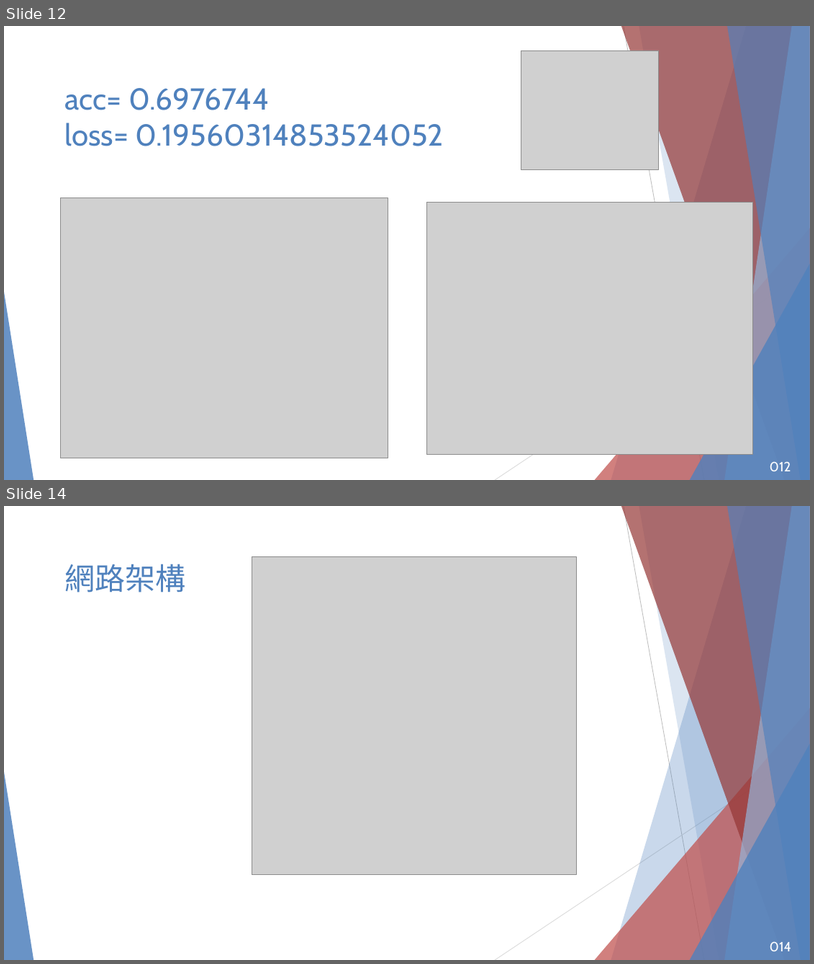
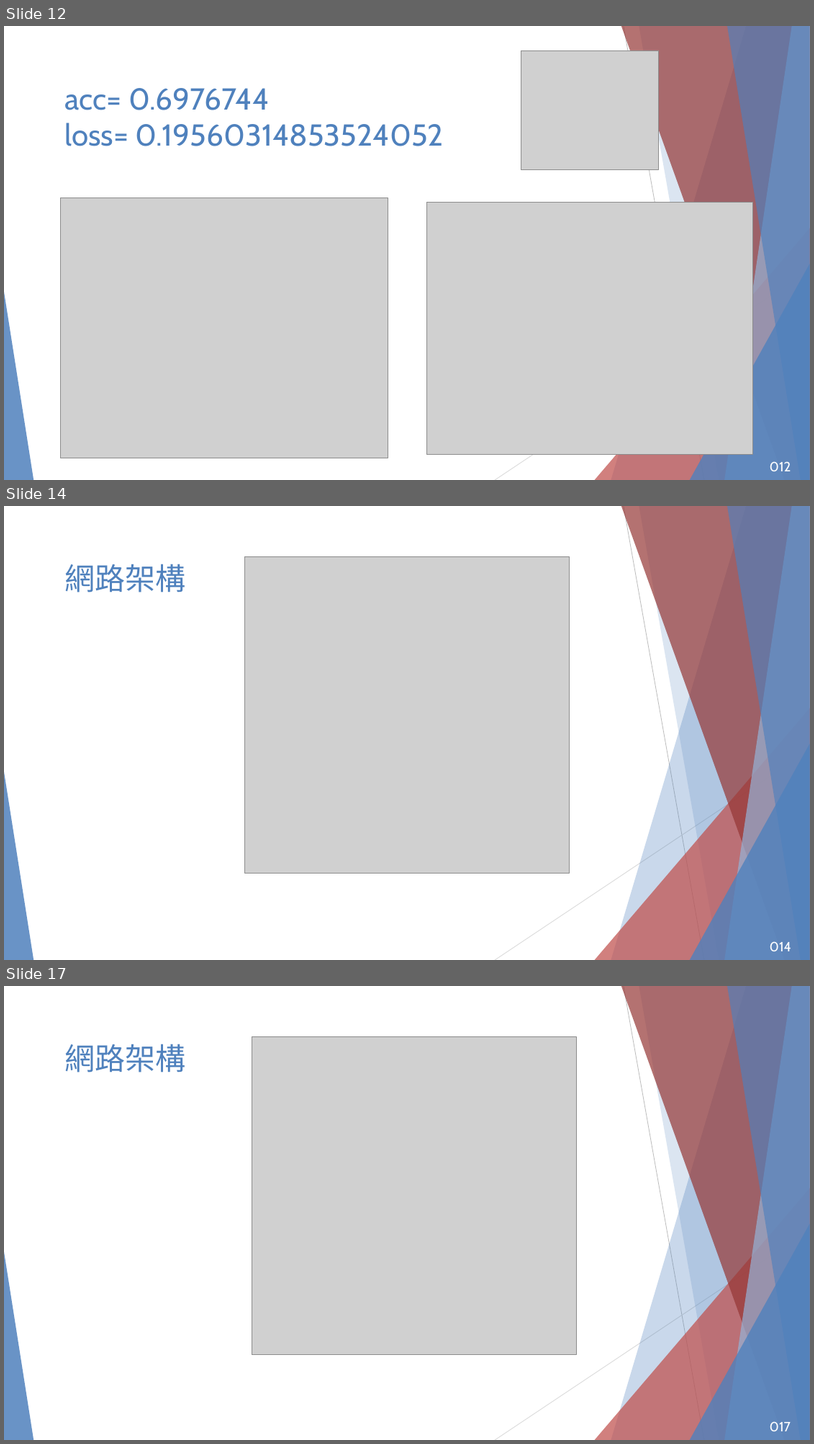
Before and after one commit to chwen529/data, a slide deck: 2023-11-15.pptx. Shown one above the other, each under a label of ours: slides 12 and 14 before the commit, slides 12, 14 and 17 after it; the slides between them are not shown. The pictures are 814x964 and 814x1444 pixels, drawn with LibreOffice and Linux fonts; fonts in the diff are those of the drawing; grey boxes stand for pictures; background and template pictures are left out. Boxes give left, top, right and bottom in pixels: in the first picture for what was removed or moved away, otherwise in the second. Text is boxed around its words. In the diff, an @@ line names an element or a change of style, - is before the commit and + after.

```diff
--- a/2023-11-15.pptx
+++ b/2023-11-15.pptx
@@ slide 14 added at [4, 506, 810, 960], background picture (left out); not listed: 10 template elements that a slide beside it also shows @@
@@ text added at [65, 564, 186, 592], 36 pt, text #4F81BD @@
+網路架構
@@ picture added at [244, 556, 570, 872] @@
@@ page number added at [770, 942, 792, 951], 16 pt, text #FFFFFF @@
+014
@@ what was slide 14 is now slide 17 @@
@@ page number at [770, 1422, 791, 1431]: text changed @@
-014
+017
```
Also in this commit, not shown: 1 slide changed, 2 other slides added.
